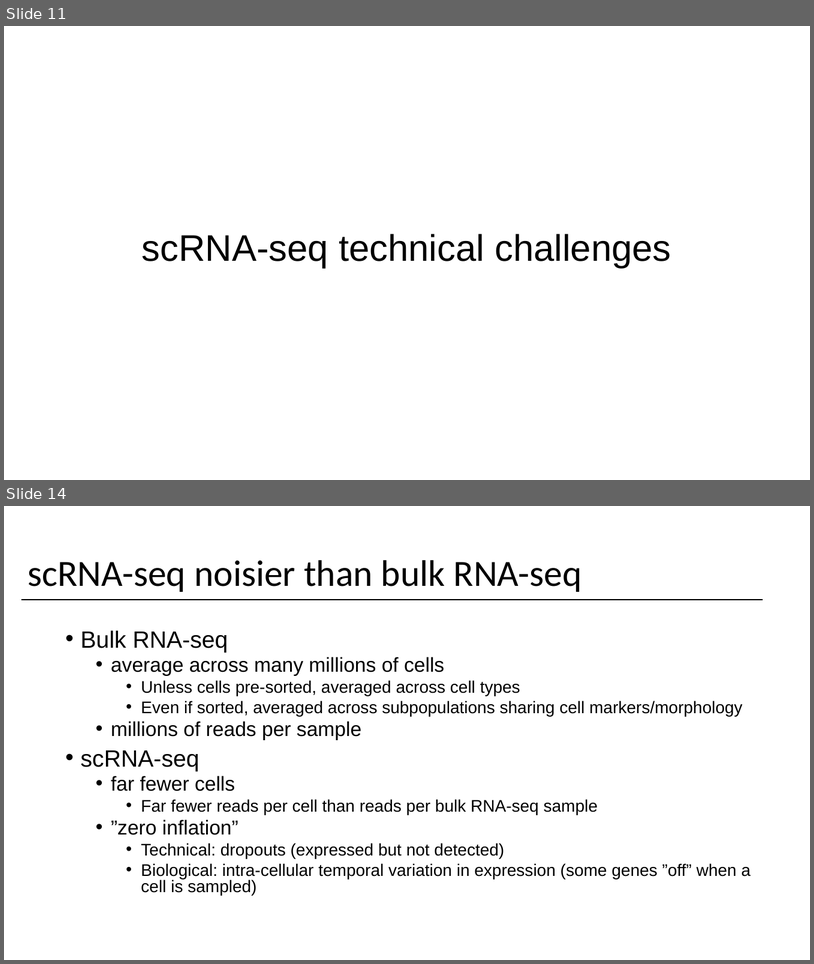
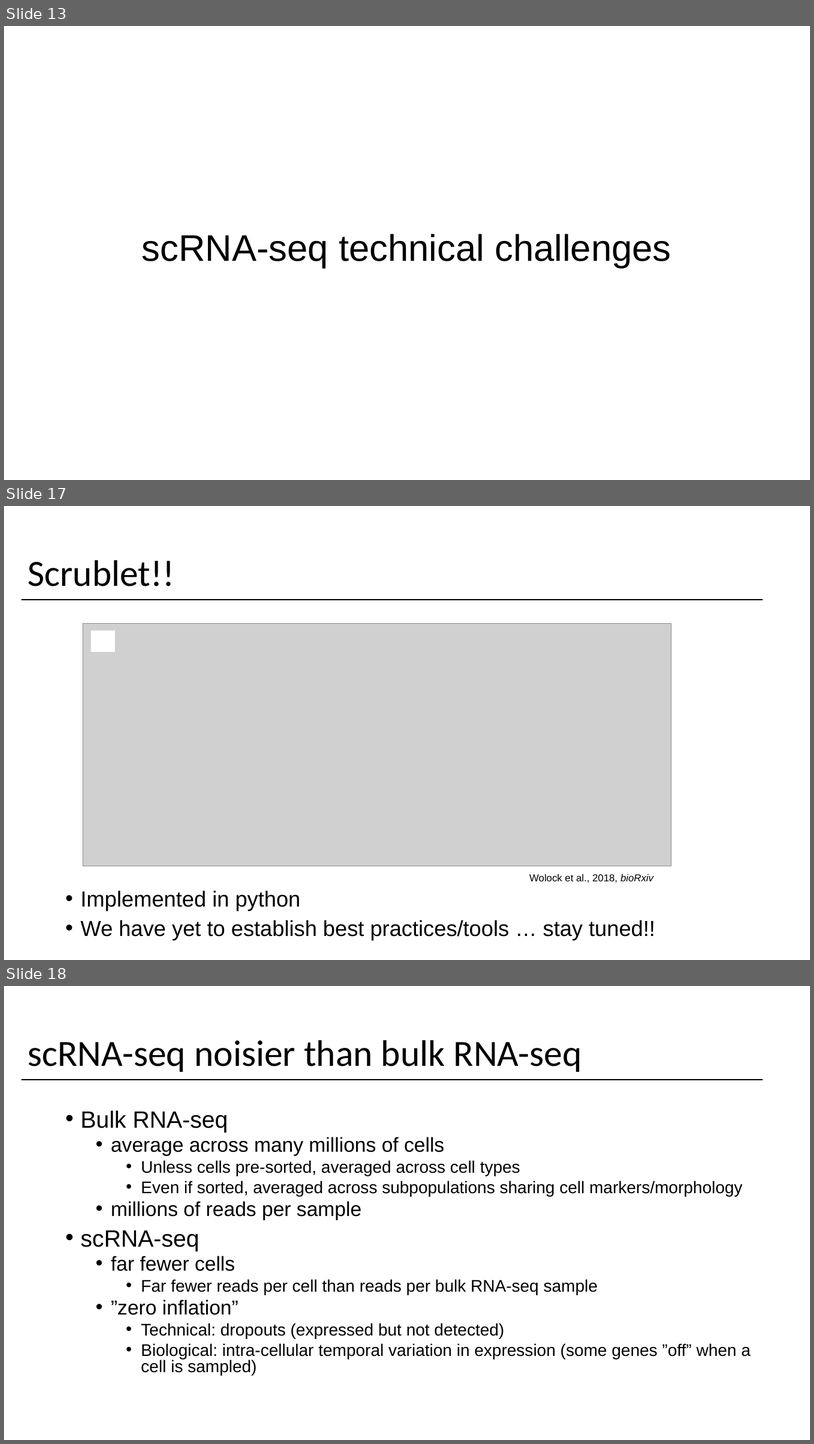
Before and after one commit to yasinkaymaz/singleCellRNAseq_workshop, a slide deck: IntroToscRNASeq_Background.pptx. Shown one above the other, each under a label of ours: slides 11 and 14 before the commit, slides 13, 17 and 18 after it; the slides between them are not shown. The pictures are 814x964 and 814x1444 pixels, drawn with LibreOffice and Linux fonts; fonts in the diff are those of the drawing; grey boxes stand for pictures. Boxes give left, top, right and bottom in pixels: in the first picture for what was removed or moved away, otherwise in the second. Text is boxed around its words. In the diff, an @@ line names an element or a change of style, - is before the commit and + after.

```diff
--- a/IntroToscRNASeq_Background.pptx
+++ b/IntroToscRNASeq_Background.pptx
@@ slide 17 added at [4,506,810,960], background #FFFFFF @@
@@ title added at [27,560,174,586], 44 pt, text #000000 @@
+Scrublet!!
@@ line added from (21, 600) to (763, 600), #000000 1.5 pt @@
@@ picture added at [83,624,671,865] @@
@@ rectangle added at [91,631,116,652], fill #FFFFFF @@
@@ text added at [530,874,654,882], 12 pt, text #000000 @@
+Wolock et al., 2018, bioRxiv
@@ text added at [81,890,656,940], 25.9 pt, text #000000 @@
+• Implemented in python
+• We have yet to establish best practices/tools … stay tuned!!
@@ what was slide 11 is now slide 13 @@
@@ what was slide 14 is now slide 18 @@
```
Also in this commit, not shown: 6 slides changed, 7 other slides added, 1 slide removed.
